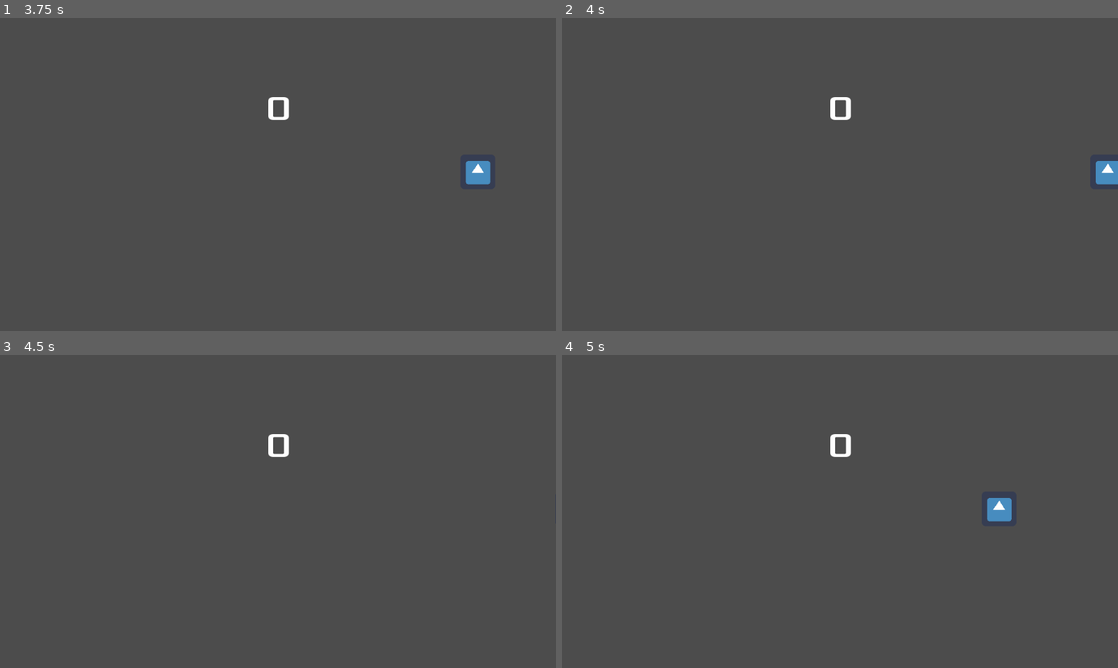
Above: before the commit, frames 1-4 (two rows, left to right).
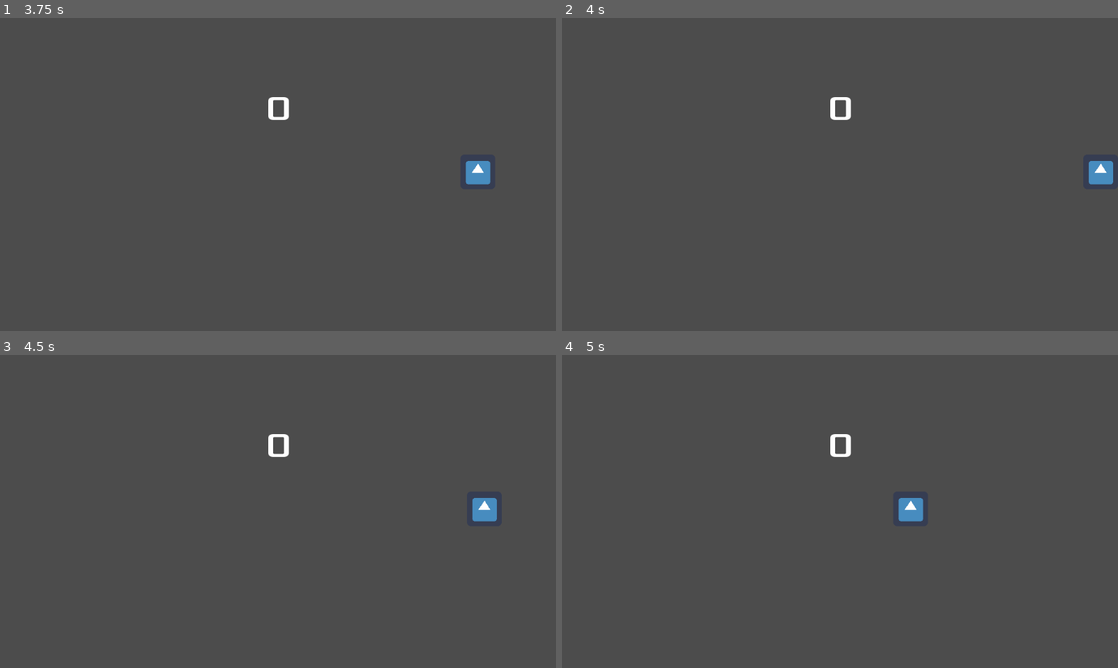
Above: after the commit, the same moments.

Repository: ColinKYuen/BQ-Game-Jam
Game: Godot game, scene res://Scenes/Main.tscn
Two runs of this game, one before a commit and one after it. Both use one fixed random seed, a clock stepped at 60 frames per second and the inputs below. The engine's default icon, where the game draws it, is replaced by a stand-in: a white triangle on a blue panel in a dark square.
Inputs:
- Up to frame 1 (3.75 s): click "Start" at 0.5 s; tap Enter at 1.25 s; hold D (move_right) 1.28-2.03 s; hold Left (move_left) 2.03-2.78 s; hold D (move_right) from 2.78 s (still down)
- Up to frame 2 (4 s): keep holding D (move_right)
- Up to frame 3 (4.5 s): release D (move_right) at 4.28 s; hold Left (move_left) from 4.28 s (still down)
- Up to frame 4 (5 s): keep holding Left (move_left)

Frame 1 is identical in both runs. In frame 2, 0.2% of the frame differs, in the area x 94-100%, y 45-54%; in frame 3, 0.3%; in frame 4, 0.7%, in the area x 60-81%, y 45-54%.

Commit message:
player bounding

Diff:
--- a/Scenes/BadFruit.tscn
+++ b/Scenes/BadFruit.tscn
@@ -1,13 +1,11 @@
-[gd_scene load_steps=4 format=2]
+[gd_scene load_steps=3 format=2]
 
-[ext_resource path="res://Scripts/Player.gd" type="Script" id=1]
 [ext_resource path="res://art/Fruit+.png" type="Texture" id=2]
 
 [sub_resource type="RectangleShape2D" id=1]
 extents = Vector2( 30.5, 29.5 )
 
 [node name="BadFruit" type="KinematicBody2D"]
-script = ExtResource( 1 )
 
 [node name="Hitbox" type="CollisionShape2D" parent="."]
 position = Vector2( -1.5, 0.5 )
--- a/Scenes/Player.tscn
+++ b/Scenes/Player.tscn
@@ -4,13 +4,12 @@
 [ext_resource path="res://icon.png" type="Texture" id=2]
 
 [sub_resource type="RectangleShape2D" id=1]
-extents = Vector2( 30.5, 29.5 )
+extents = Vector2( 32, 32 )
 
 [node name="Player" type="KinematicBody2D" groups=["Player"]]
 script = ExtResource( 1 )
 
 [node name="Hitbox" type="CollisionShape2D" parent="."]
-position = Vector2( -1.5, 0.5 )
 shape = SubResource( 1 )
 
 [node name="Sprite" type="Sprite" parent="."]
--- a/Scripts/Player.gd
+++ b/Scripts/Player.gd
@@ -1,4 +1,6 @@
 extends KinematicBody2D
+
+var window_width = OS.get_window_size().x
 
 var speed : int = 500
 var lives : int = 3
@@ -8,3 +10,11 @@
 		position.x -= speed * delta
 	if Input.is_action_pressed("move_right"):
 		position.x += speed * delta
+
+	var player_width = get_node("Hitbox").get_shape().get_extents().x
+	var max_right = window_width - player_width
+
+	if position.x > max_right:
+		position.x = max_right
+	elif position.x < player_width:
+		position.x = player_width
